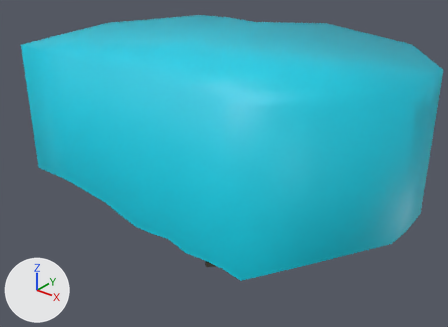
Two versions of the Blender file data/levels/boiling_point/models/boiling_point.blend, one commit apart.
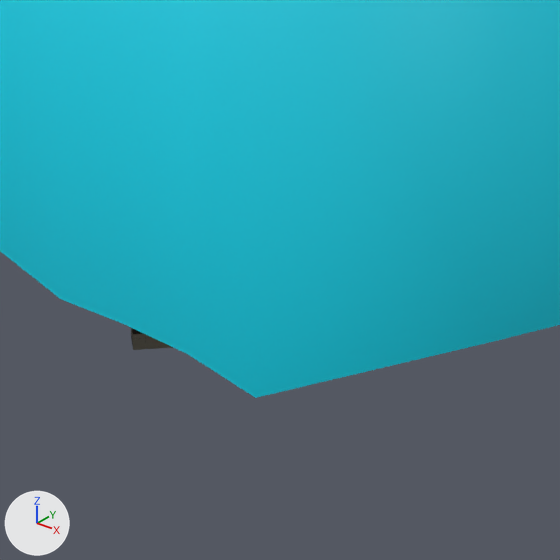
There are two pictures of each version: one whole from a 50 mm lens placed at (9136.0, -12578.0, 11471.0), pointed at (-3004.0, 2597.0, 2062.0), one close up on the part from 37% to 73% of the width and 51% to 100% of the height. Arrows for +X, +Y and +Z are at lower left; the lights stay in place.

Names of what the first close-up shows: 'bsp'.
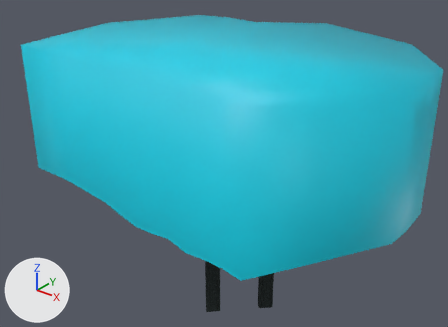
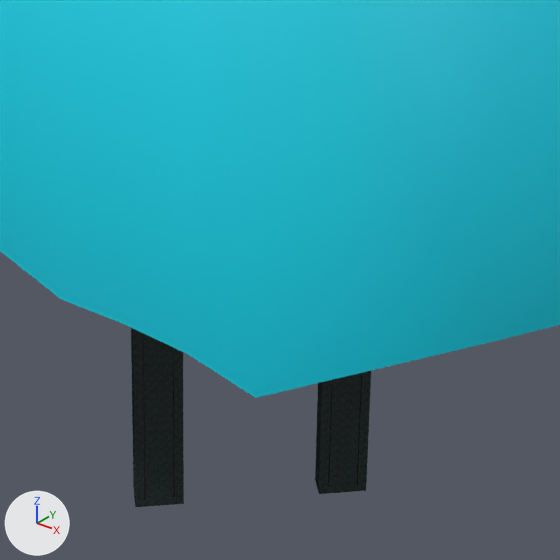
Boxes (x1, y1, x2, y2) around the edits, measured in the close-ups (560 x 560 px):
'bsp', reshaped
    before: (0, 0, 560, 398)
    after: (0, 0, 560, 507)
part 1 of me_cube_001, built on
    before: (131, 328, 173, 350)
    after: (131, 328, 371, 507)

Diff of the bpy script that builds the scene:
```diff
--- a/data/levels/boiling_point/models/boiling_point.blend.py
+++ b/data/levels/boiling_point/models/boiling_point.blend.py
@@ img_tech_rack_mount_tga @@
+img_tech_rack_mount_tga = load_image('tech rack mount.tga', '../bitmaps/tech rack mount.tga', 512, 512, 'sRGB')
@@ img_greywall_red_tif @@
+img_greywall_red_tif = load_image('greywall_red.tif', '../bitmaps/greywall_red.tif', 512, 512, 'sRGB')
@@ img_greywall_blue_tif @@
+img_greywall_blue_tif = load_image('greywall_blue.tif', '../bitmaps/greywall_blue.tif', 512, 512, 'sRGB')
@@ mat_bp_wire_mounts @@
+mat_bp_wire_mounts = principled_material('bp_wire_mounts!')
+mat_bp_wire_mounts.texture = img_panel_strip_tga
@@ mat_bp_tech_rack @@
+mat_bp_tech_rack = principled_material('bp_tech_rack')
+mat_bp_tech_rack.texture = img_tech_rack_mount_tga
@@ mat_bp_wire @@
+mat_bp_wire = principled_material('bp_wire!')
+mat_bp_wire.texture = img_detail_strips_tga
@@ mat_bp_panels_trim_yel @@
+mat_bp_panels_trim_yel = principled_material('bp_panels_trim_yel')
+mat_bp_panels_trim_yel.texture = img_panel_strip_tga
@@ mat_bp_concrete_red @@
+mat_bp_concrete_red = principled_material('bp_concrete_red')
+mat_bp_concrete_red.texture = img_greywall_red_tif
+mat_bp_concrete_red.specular_ior_level = 0.0
@@ mat_bp_concrete_blue @@
+mat_bp_concrete_blue = principled_material('bp_concrete_blue')
+mat_bp_concrete_blue.texture = img_greywall_blue_tif
+mat_bp_concrete_blue.specular_ior_level = 0.0
@@ me_cube_001 @@
 # used by ob_bsp; parent = ob_frame; location = (11.88, -11.88, 0.51)
-me_cube_001.from_pydata(...)  # 4739 vertices, 5801 faces; spans x -8265.0..3412.0, y -1363.0..7295.0, z -600.0..6223.0
+me_cube_001.from_pydata(...)  # 6355 vertices, 7371 faces; spans x -8265.0..3412.0, y -1363.0..7295.0, z -2468.0..6223.0
+# me_cube_001 part 1: 92 vertices moved from x -2177.0..-832.0, y 531.0..2901.0, z -600.0..576.0 to x -2177.0..-531.0, y 546.0..2901.0, z -2468.0..466.0; 107 vertices removed from x -2970.0..-531.0, y 371.0..2970.0, z -600.0..693.0; 1735 vertices added at x -3284.0..-371.0, y 371.0..3335.0, z -2468.0..920.0
 me_cube_001.materials.append(mat_bp_icy_siding)
@@ me_cube_001 @@
 me_cube_001.materials.append(mat_bp_light_red)
+me_cube_001.materials.append(mat_bp_concrete_red)  # picture img_greywall_red_tif
+me_cube_001.materials.append(mat_bp_concrete_blue)  # picture img_greywall_blue_tif
+me_cube_001.materials.append(mat_bp_panels_trim_yel)  # picture img_panel_strip_tga
+me_cube_001.materials.append(mat_bp_wire)  # picture img_detail_strips_tga
+me_cube_001.materials.append(mat_bp_wire_mounts)  # picture img_panel_strip_tga
+me_cube_001.materials.append(mat_bp_tech_rack)  # picture img_tech_rack_mount_tga
```
